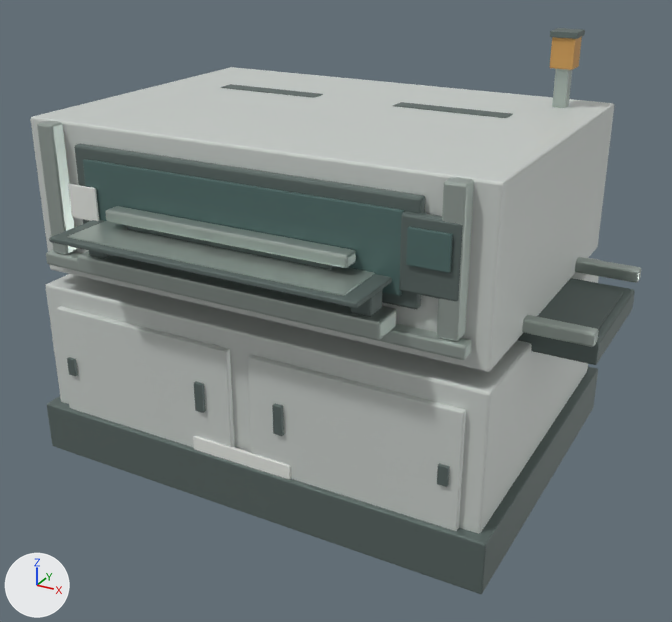
One commit to the Blender file assets/blender/printer.blend: the scene before it, then after it.
The view is the same before and after, from a 50 mm camera at (2.35, -4.22, 2.87) aimed at (0.14, -0.21, 0.86). The axes (+X, +Y, +Z) are drawn at lower left. The lights are the same throughout. The older version comes first.

Objects in the first picture: 'Base plinth', 'Board clamp.001', 'Front safety glazing', 'Front window frame', 'Lower cabinet', 'Printer worktable', 'Service door L', 'Service door R', 'Squeegee carriage', 'Stencil frame', 'Stencil sheet', 'Upper aluminium sill', 'Upper housing' and 21 more.
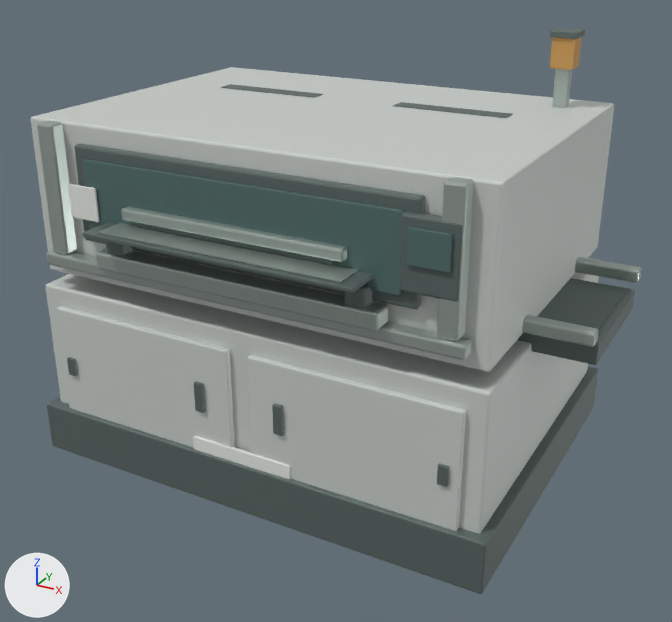
What differs and where, as boxes (x1, y1, x2, y2) in the pictures (672 x 622 px):
```json
{"object": "Printer worktable", "change": "moved, rescaled", "before": [77, 251, 396, 340], "after": [96, 248, 388, 331], "on screen": "8% narrower, 7% shorter"}
{"object": "Stencil sheet", "change": "moved, rescaled", "before": [67, 221, 375, 296], "after": [98, 223, 358, 282], "on screen": "16% narrower, 21% shorter"}
{"object": "Stencil frame", "change": "moved, rescaled", "before": [49, 220, 392, 308], "after": [82, 222, 373, 293], "on screen": "15% narrower, 19% shorter"}
{"object": "Squeegee carriage", "change": "moved, rescaled", "before": [106, 206, 356, 268], "after": [122, 206, 347, 262], "on screen": "10% narrower, 10% shorter"}
{"object": "Board clamp.001", "change": "moved", "before": [350, 290, 382, 317], "after": [344, 284, 373, 309]}
```

The change, as JSON lines over the scene's bpy script:
```json
{"block": "me_cube_061", "where": "# used by ob_printer_worktable; parent = ob_cabinet_001; location = (0.0, -1.0, 1.25)"}
{"op": "remove", "block": "me_cube_061", "code": "me_cube_061.from_pydata(...)  # 56 vertices, 54 faces; spans x -0.82..0.82, y -0.09..0.09, z -0.05..0.05"}
{"op": "add", "block": "me_cube_061", "code": "me_cube_061.from_pydata(...)  # 56 vertices, 54 faces; spans x -0.77..0.77, y -0.06..0.06, z -0.05..0.05"}
{"block": "me_cube_061", "change": "me_cube_061 part 1: the whole mesh is scaled about its middle by (0.939, 0.681, 1)"}
{"block": "me_cube_062", "where": "# used by ob_stencil_frame; parent = ob_stencil; location = (0.0, -1.0, 1.43)"}
{"op": "remove", "block": "me_cube_062", "code": "me_cube_062.from_pydata(...)  # 56 vertices, 54 faces; spans x -0.81..0.81, y -0.26..0.26, z -0.01..0.01"}
{"op": "add", "block": "me_cube_062", "code": "me_cube_062.from_pydata(...)  # 56 vertices, 54 faces; spans x -0.73..0.73, y -0.18..0.18, z -0.01..0.01"}
{"block": "me_cube_062", "change": "me_cube_062 part 2: the whole mesh is scaled about its middle by (0.896, 0.693, 0.849)"}
{"block": "me_cube_063", "where": "# used by ob_stencil_sheet; parent = ob_stencil; location = (0.0, -1.0, 1.445)"}
{"op": "remove", "block": "me_cube_063", "code": "me_cube_063.from_pydata(...)  # 56 vertices, 54 faces; spans x -0.73..0.73, y -0.22..0.22, z -0.003..0.003"}
{"op": "add", "block": "me_cube_063", "code": "me_cube_063.from_pydata(...)  # 56 vertices, 54 faces; spans x -0.65..0.65, y -0.15..0.15, z -0.003..0.003"}
{"block": "me_cube_063", "change": "me_cube_063 part 3: the whole mesh is scaled about its middle by (0.89, 0.681, 1)"}
{"block": "me_cube_064", "where": "# used by ob_squeegee_carriage; parent = ob_squeegee; location = (0.0, -1.0, 1.51)"}
{"op": "remove", "block": "me_cube_064", "code": "me_cube_064.from_pydata(...)  # 56 vertices, 54 faces; spans x -0.65..0.65, y -0.045..0.045, z -0.03..0.03"}
{"op": "add", "block": "me_cube_064", "code": "me_cube_064.from_pydata(...)  # 56 vertices, 54 faces; spans x -0.6..0.6, y -0.04..0.04, z -0.03..0.03"}
{"block": "me_cube_064", "change": "me_cube_064 part 4: the whole mesh is scaled about its middle by (0.922, 0.871, 1)"}
{"op": "set", "path": "ob_printer_worktable.location", "old": "(0.0, -1.0, 1.25)", "new": "(0.0, -0.95, 1.25)"}
{"op": "set", "path": "ob_stencil_frame.location", "old": "(0.0, -1.0, 1.43)", "new": "(0.0, -0.95, 1.43)"}
{"op": "set", "path": "ob_stencil_sheet.location", "old": "(0.0, -1.0, 1.445)", "new": "(0.0, -0.95, 1.445)"}
{"op": "set", "path": "ob_squeegee_carriage.location", "old": "(0.0, -1.0, 1.51)", "new": "(0.0, -0.95, 1.51)"}
{"op": "set", "path": "ob_board_clamp_001.location", "old": "(0.72, -1.0, 1.34)", "new": "(0.66, -0.95, 1.34)"}
```
